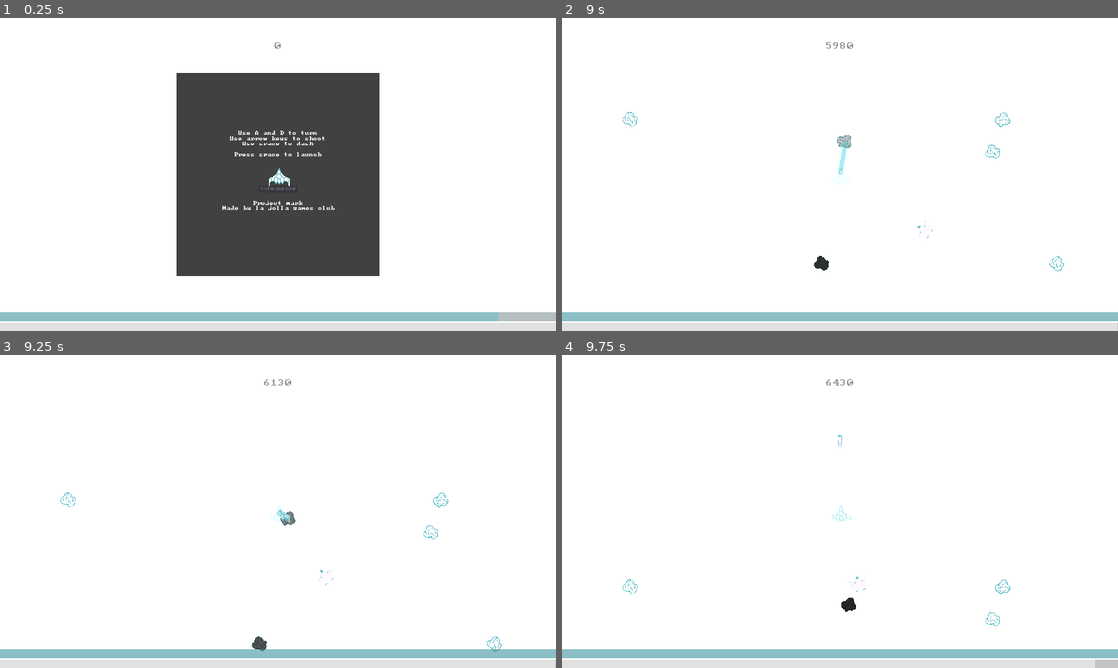
Above: before the commit, frames 1-4 (two rows, left to right).
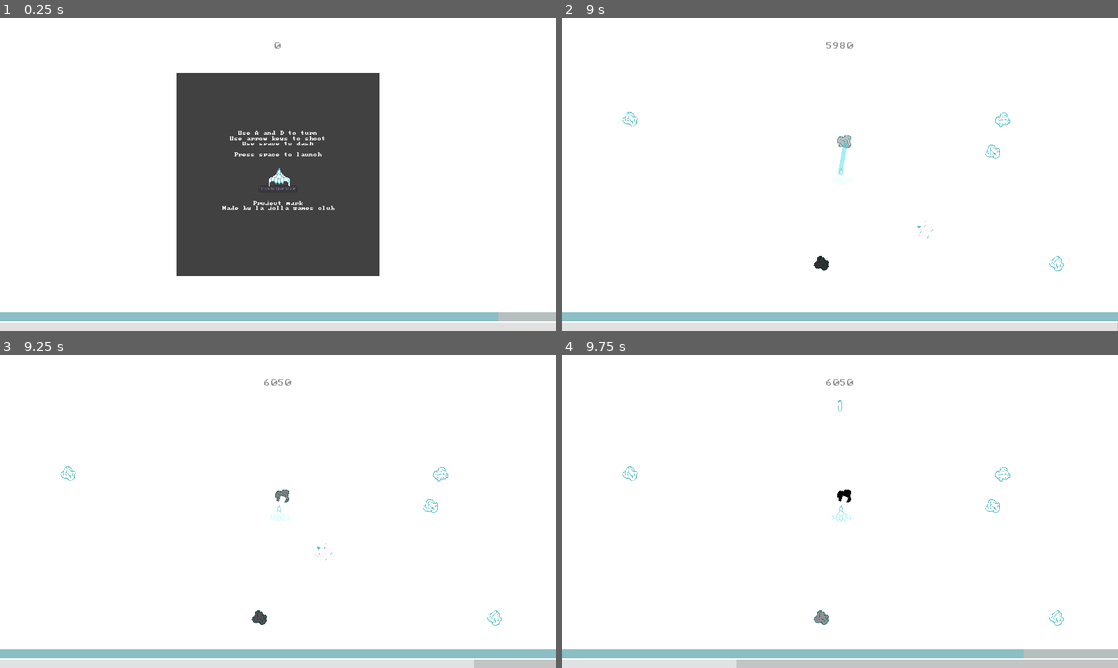
Above: after the commit, the same moments.

Repository: lajollagamesclub/project-mark
Game: Godot game, scene res://Main.tscn
Two runs of this game, one before a commit and one after it. Both use one fixed random seed, a clock stepped at 60 frames per second and the inputs below. The engine's default icon, where the game draws it, is replaced by a stand-in: a white triangle on a blue panel in a dark square.
Inputs:
- Up to frame 1 (0.25 s): no input
- Up to frame 2 (9 s): tap Space (g_dash) at 0.5, 0.6, 1.25, 1.35, 2, 2.1, 2.75, 2.85, 3.5, 3.6, 4.25, 4.35, 5.1, 5.85, 6.6, 7.35, 8.1, 8.85 s; hold E (g_dash_right) 0.53-1.28 s; hold S (g_down) 1.28-2.03 s; hold E (g_dash_right) 2.03-2.78 s; hold Up (g_fire_up) 2.78-3.53 s; hold Q (g_dash_left) 3.53-5.03 s; hold S (g_down) 5.03-5.78 s; hold E (g_dash_right) 5.78-6.53 s; hold Up (g_fire_up) 6.53-7.28 s; hold E (g_dash_right) 7.28-8.03 s; hold S (g_down) 8.03-8.78 s; hold Q (g_dash_left) from 8.78 s (still down)
- Up to frame 3 (9.25 s): keep holding Q (g_dash_left)
- Up to frame 4 (9.75 s): release Q (g_dash_left) at 9.53 s; hold Up (g_fire_up) from 9.53 s (still down); tap Space (g_dash) at 9.6 s

Frames 1-2 are identical in both runs. In frame 3, 1.0% of the frame differs, in the area x 10-100%, y 7-100%; in frame 4, 2.7%.

Commit message:
Collide with asteroids

Diff:
--- a/src/PlayerTurning.gd
+++ b/src/PlayerTurning.gd
@@ -14,6 +14,8 @@
 onready var cur_speed: float = movement_speed
 var cur_dash_time: float = 0.0
 var cur_dash_cooldown_time: float = 0.0
+
+var is_on_wall: bool = false
 
 func _ready():
 	set_physics_process(false)
@@ -36,7 +38,7 @@
 				player_state.health += lerp(0.0, 3.0, asteroid_distance)*delta
 			else:
 				player_state.fuel += lerp(0.0, 10.0, asteroid_distance)*delta
-	if is_on_wall():
+	if is_on_wall:
 		player_state.fuel -= 100.0*delta
 
 	$Sprite.modulate.a = lerp(0.2, 1.0, min(cur_dash_cooldown_time,dash_cooldown_time)/dash_cooldown_time)
@@ -82,4 +84,7 @@
 
 	rotation += float(horizontal)*deg2rad(rotational_speed)*delta
 	#move_and_slide(Vector2(0, -cur_speed).rotated(rotation), Vector2(), false, 1, 0.7, false)
-	get_node("../World").global_position -= Vector2(0, -cur_speed).rotated(rotation)*delta
+	var movement_vector: Vector2 = Vector2(0, -cur_speed).rotated(rotation)*delta
+	is_on_wall = test_move(global_transform, movement_vector, false)
+	if not is_on_wall:
+		get_node("../World").global_position -= movement_vector
